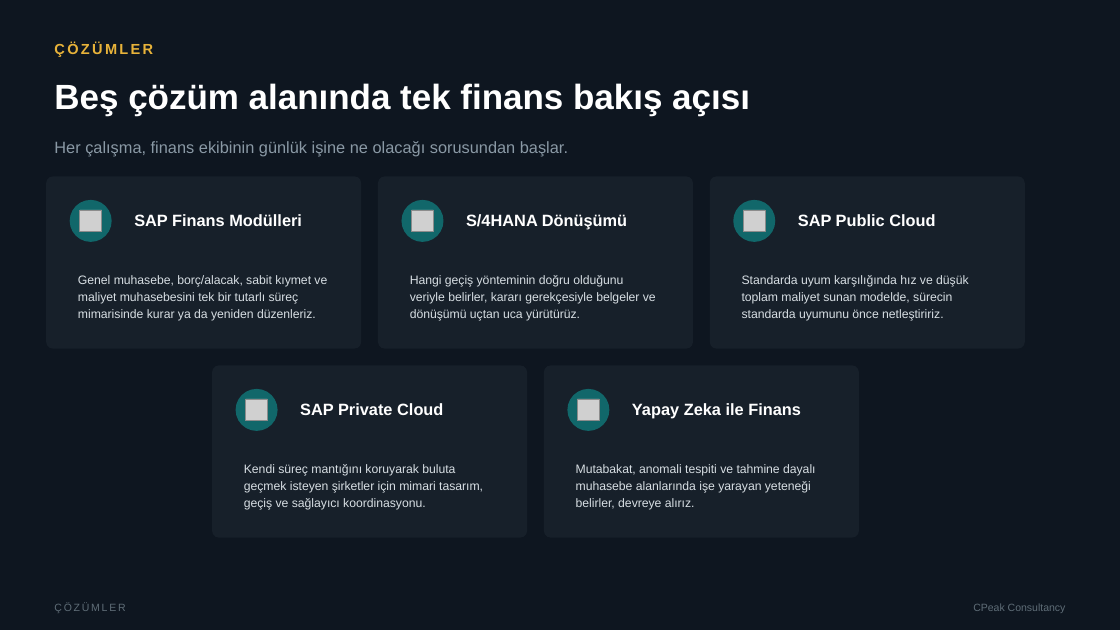
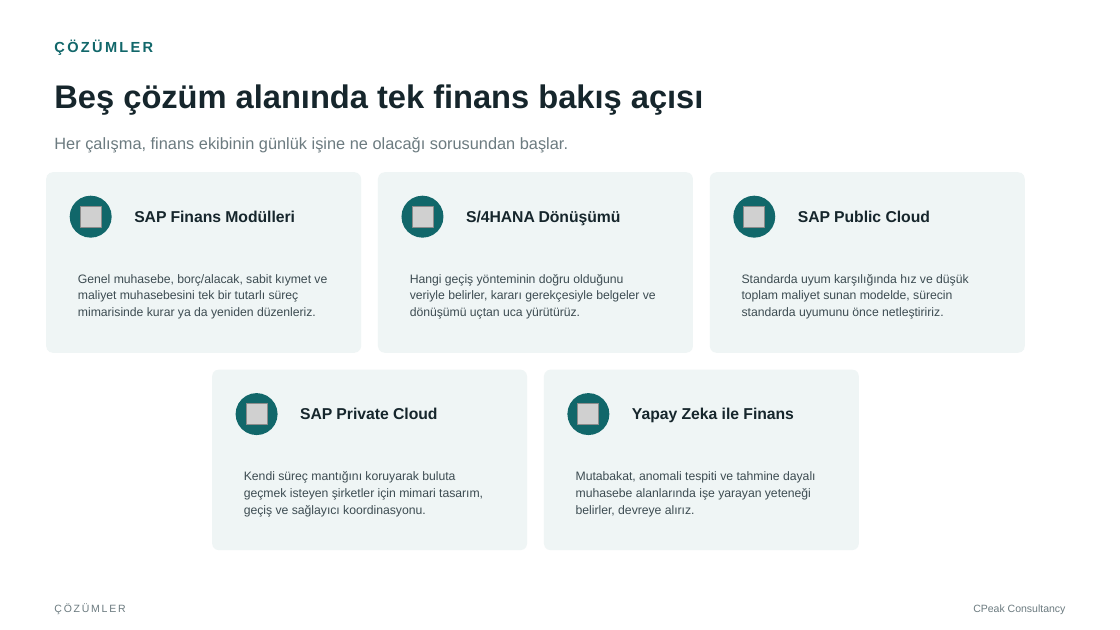
Before and after one commit to narinygt/Default, a slide deck: slide 5 of CPeak_Consultancy_Sunum.pptx. Drawn at 1120x630 pixels with LibreOffice and Linux fonts; fonts in the diff are those of the drawing; grey boxes stand for pictures. Boxes give left, top, right and bottom in pixels: in the first picture for what was removed or moved away, otherwise in the second. Text is boxed around its words. In the diff, an @@ line names an element or a change of style, - is before the commit and + after.

```diff
--- a/CPeak_Consultancy_Sunum.pptx
+++ b/CPeak_Consultancy_Sunum.pptx
@@ background #0E1620 to #FFFFFF @@
@@ text "Beş çözüm alanında tek finans ..." at box(54, 84, 704, 114): size 30 to 28 pt, text colour #FFFFFF to #16262C; line spacing 34pt to 32pt @@
@@ text "ÇÖZÜMLER" at box(54, 42, 153, 55): text colour #E8B33A to #11676A @@
@@ text "Her çalışma, finans ekibinin günlük ..." at box(54, 137, 568, 153): text colour #8A99A5 to #6C7B80 @@
@@ rounded rectangle: place and size @@
-rounded rectangle at box(46, 176, 361, 349)
+rounded rectangle at box(46, 172, 361, 353)
@@ rounded rectangle: place and size @@
-rounded rectangle at box(378, 176, 693, 349)
+rounded rectangle at box(378, 172, 693, 353)
@@ rounded rectangle: place and size @@
-rounded rectangle at box(710, 176, 1025, 349)
+rounded rectangle at box(710, 172, 1025, 353)
@@ 3 pictures, 3 ellipses: place and size @@
-3 pictures, 3 ellipses at box(70, 200, 776, 242)
+3 pictures, 3 ellipses at box(70, 196, 776, 238)
@@ rounded rectangle: place and size @@
-rounded rectangle at box(212, 365, 527, 538)
+rounded rectangle at box(212, 370, 527, 550)
@@ fill #17202A to #EFF5F5; proportions changed in 5 elements at box(46, 172, 361, 353), box(378, 172, 693, 353), box(710, 172, 1025, 353), box(212, 370, 527, 550), box(544, 370, 859, 550) @@
@@ rounded rectangle: place and size @@
-rounded rectangle at box(544, 365, 859, 538)
+rounded rectangle at box(544, 370, 859, 550)
@@ size 14 to 13.5 pt, text colour #FFFFFF to #16262C in 5 elements at box(134, 210, 295, 222), box(466, 210, 621, 226), box(798, 210, 930, 222), box(300, 407, 437, 419), box(632, 407, 794, 423) @@
@@ 2 pictures, 2 texts, 2 ellipses: place and size @@
-2 pictures, 2 texts, 2 ellipses at box(236, 389, 815, 510)
+2 pictures, 2 texts, 2 ellipses at box(236, 393, 815, 517)
@@ text colour #D7DEE3 to #3D4C52 in 5 elements at box(78, 274, 327, 319), box(410, 274, 656, 319), box(742, 274, 968, 319), box(244, 471, 483, 517), box(576, 471, 815, 517) @@
@@ text "ÇÖZÜMLER" at box(54, 604, 125, 614): text colour #5F6D77 to #6C7B80 @@
@@ text "CPeak Consultancy" at box(973, 604, 1066, 614): text colour #5F6D77 to #6C7B80 @@
```
Also in this commit, not shown: 14 other slides changed.
